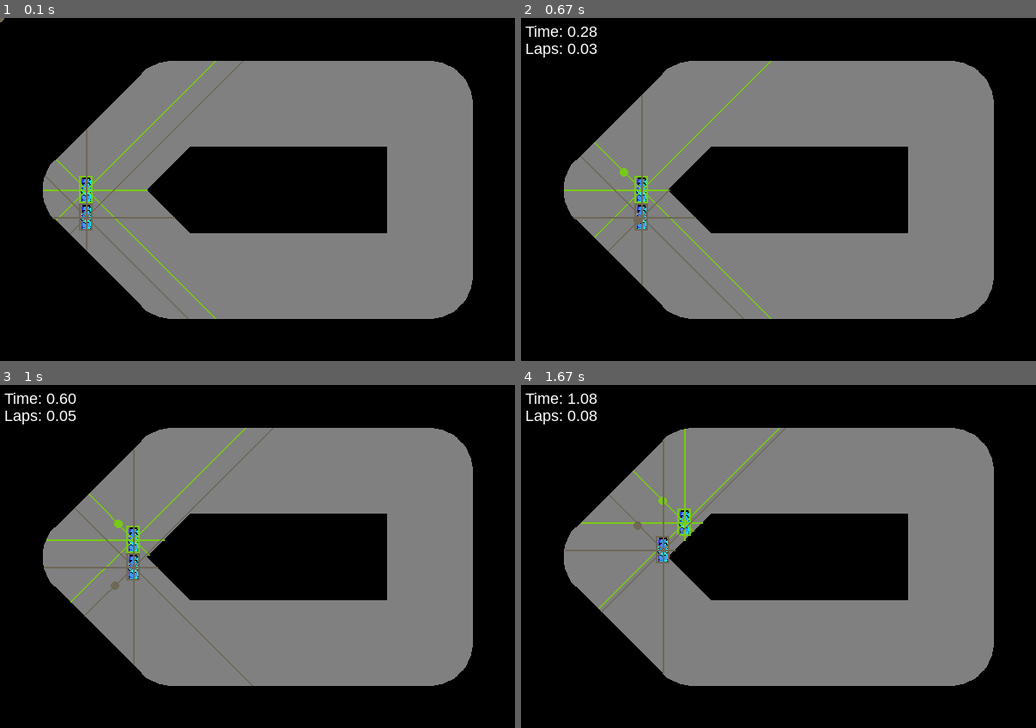
Above: before the commit, frames 1-4 (two rows, left to right).
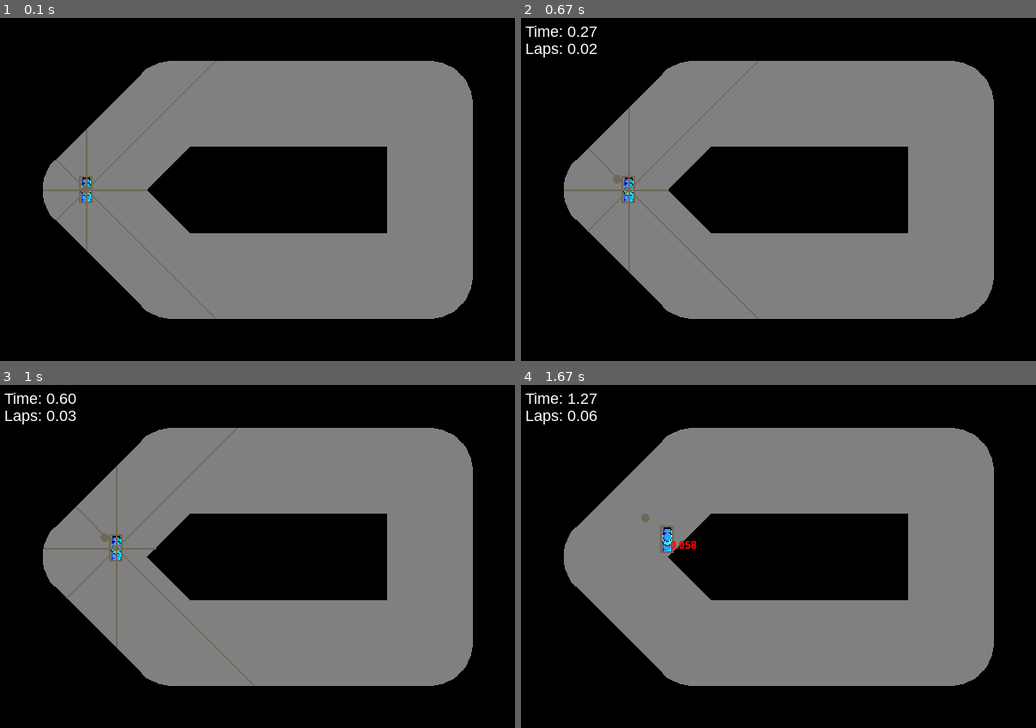
Above: after the commit, the same moments.

Repository: dibble07/ML-projects
Game: pygame game, started from Neural network - car game/main.py
Two runs of this game, one before a commit and one after it. Both use one fixed random seed, a clock stepped at 60 frames per second and the inputs below.
Inputs:
- Up to frame 1 (0.1 s): no input
- Up to frame 2 (0.67 s): hold Right from 0.33 s (still down)
- Up to frame 3 (1 s): release Right at 0.8 s; hold Up from 0.83 s (still down)
- Up to frame 4 (1.67 s): release Up at 1.13 s; hold Right 1.17-1.63 s

The runs differ from the first frame. In frame 1, 1.0% of the frame differs, in the area x 0-48%, y 0-88%; in frame 2, 1.9%; in frame 3, 2.0%, in the area x 8-54%, y 7-88%; in frame 4, 1.6%.

Commit message:
refined initialisation and show score for finished cars

Diff:
--- a/Neural network - car game/main.py
+++ b/Neural network - car game/main.py
@@ -1,7 +1,6 @@
 from math import cos, sin, pi
 import numpy as np
 import pygame
-pygame.init()
 import random
 from shapely.geometry import Polygon, Point, LinearRing, LineString
 
@@ -39,14 +38,19 @@
 	pygame.display.update()
 
 class course(object):
-	def __init__(self,coords,track_width):
+	def __init__(self, coords, track_width):
+		# middle
 		self.middle_poly = Polygon(coords)
 		self.middle_lin = LinearRing(self.middle_poly.exterior.coords)
+		temp_coords = UniqueWrap([(int(np.round(x)), int(np.round(y))) for x,y in zip(*self.middle_poly.exterior.xy)])
+		self.middle_coords = temp_coords[::-1]
+		# inner
 		temp_poly = Polygon(self.middle_poly.buffer(track_width*-1).exterior, [self.middle_lin])
 		temp_coords = UniqueWrap([(int(np.round(x)), int(np.round(y))) for x,y in zip(*temp_poly.exterior.xy)])
 		self.inner_coords = temp_coords[::-1]
 		self.inner_poly = Polygon(self.inner_coords)
 		self.inner_lin = LinearRing(self.inner_poly.exterior.coords)
+		# outer
 		temp_poly = Polygon(self.middle_poly.buffer(track_width).exterior, [self.middle_lin])
 		temp_coords = UniqueWrap([(int(np.round(x)), int(np.round(y))) for x,y in zip(*temp_poly.exterior.xy)])
 		self.outer_coords = temp_coords[::-1]
@@ -58,13 +62,13 @@
 		pygame.draw.polygon(win, (0,0,0), self.inner_coords)
 
 class player(object):
-	def __init__(self, x, y, width, height, course):
-		self.hitbox = pygame.Rect(x, y, width, height)
+	def __init__(self, course):
+		self.hitbox = pygame.Rect(course.middle_coords[0], car_sz)
+		self.hitbox.center = course.middle_coords[0]
 		self.xvel = 5
 		self.yvel = 5
-		self.track_loc = (0, 0)
+		self.track_loc = course.middle_coords[0]
 		self.track_prog = 0
-		self.track_prog_prev = 0
 		self.lap = 0
 		self.on_course = True
 		self.started = False
@@ -77,9 +81,14 @@
 	def draw(self, win):
 		win.blit(self.img, (self.hitbox.x, self.hitbox.y))
 		pygame.draw.rect(win, self.colour, self.hitbox, 2)
-		for line in self.sense_lin:
-			if line is not None:
-				pygame.draw.line(win, self.colour, line[0], line[1], 2)
+		if self.finished:
+			font = pygame.font.SysFont('arial', 12, True)
+			text = font.render('{0:.3f}'.format(self.score()), True, (255, 0, 0))
+			win.blit(text, self.hitbox.center)
+		else:
+			for line in self.sense_lin:
+				if line is not None:
+					pygame.draw.line(win, self.colour, line[0], line[1], 2)
 		pygame.draw.circle(win, self.colour, self.track_loc, 5)
 
 	def move(self, x_unit, y_unit, course):
@@ -148,6 +157,7 @@
 		self.sense_lin = line_min
 
 # initialise game
+pygame.init()
 win_sz = (600,400)
 win_diag = (win_sz[0]**2 + win_sz[1]**2)**0.5
 win = pygame.display.set_mode(win_sz)
@@ -160,14 +170,15 @@
 # initialise components
 track_init = [(100, 200), (200, 100), (500,100), (500, 300), (200, 300)]
 track = course(track_init, 50)
-car_list = [player(100-16/2, 200-32/2, 16, 32, track), player(100-16/2, 200+32/2, 16, 32, track)]
+car_sz = (16, 32)
+car_list = [player(track), player(track)]
 
 # game loop
 run = True
 while run:
 
 	# maintain frame rate
-	clock.tick(25)
+	clock.tick(15)
 
 	# move car
 	keys = pygame.key.get_pressed()
